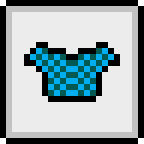
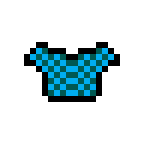
Layered file, before and after one edit (144px x 144px). Changes by layer:
hid "Layer 1" over bbox(0, 0, 144, 144)
